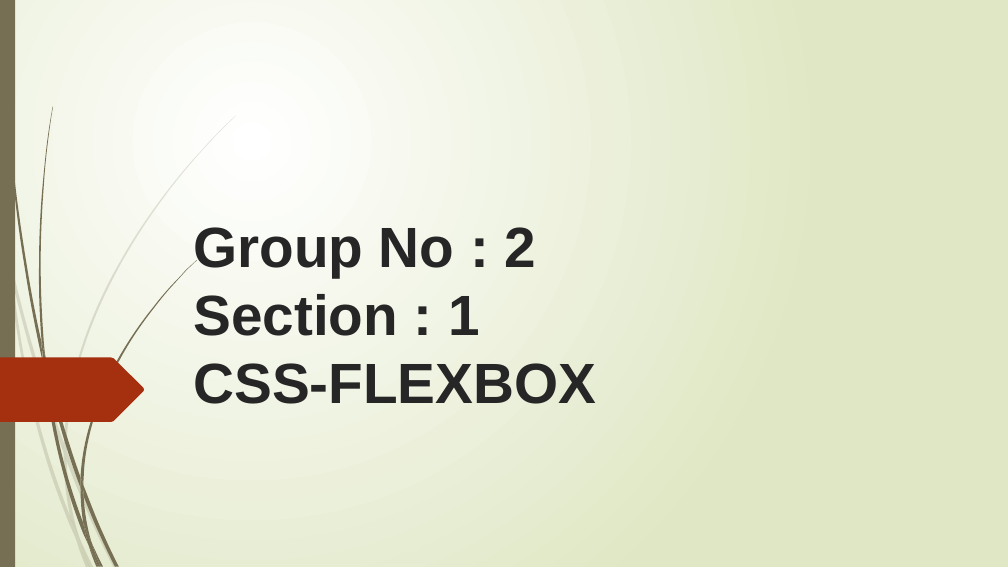
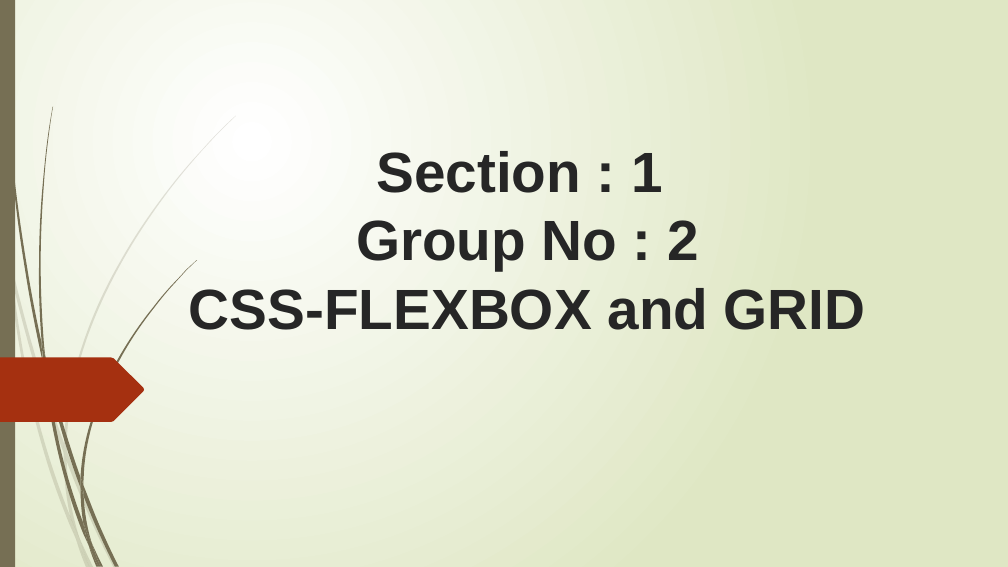
Before and after one commit to Rithima-Reddy/CSS-FLEXBOX, a slide deck: slide 1 of docs/Flexbox_Grid.pptx. Drawn at 1008x567 pixels with LibreOffice and Linux fonts; fonts in the diff are those of the drawing. Boxes give left, top, right and bottom in pixels: in the first picture for what was removed or moved away, otherwise in the second. Text is boxed around its words. In the diff, an @@ line names an element or a change of style, - is before the commit and + after.

```diff
--- a/docs/Flexbox_Grid.pptx
+++ b/docs/Flexbox_Grid.pptx
@@ title at <box>189,151,866,330</box>: text changed @@
-Group No : 2
-Section : 1
-CSS-FLEXBOX
+Section : 1
+Group No : 2
+CSS-FLEXBOX and GRID
```
Also in this commit, not shown: 5 other slides changed, 2 slides added.
